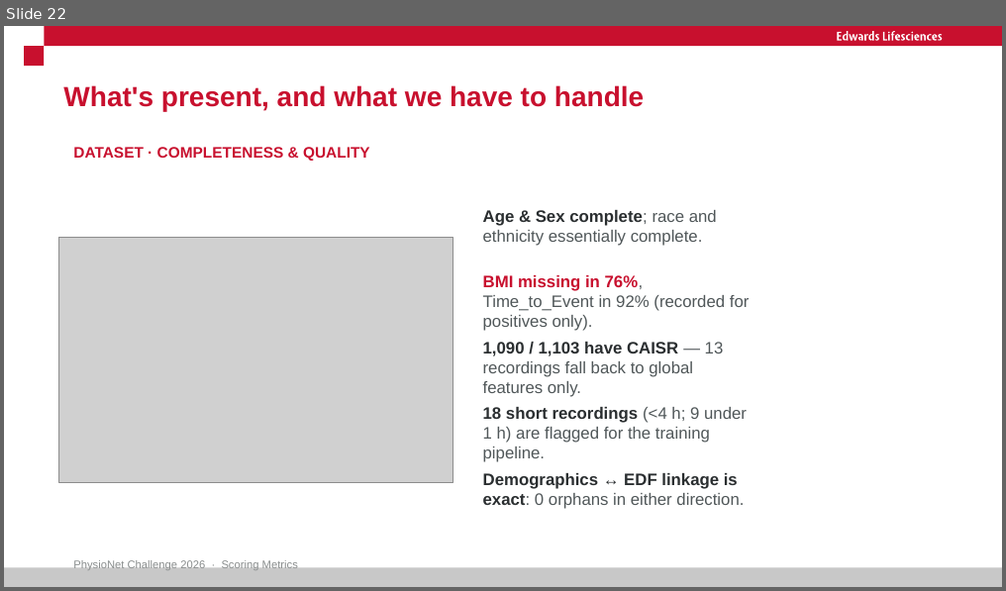
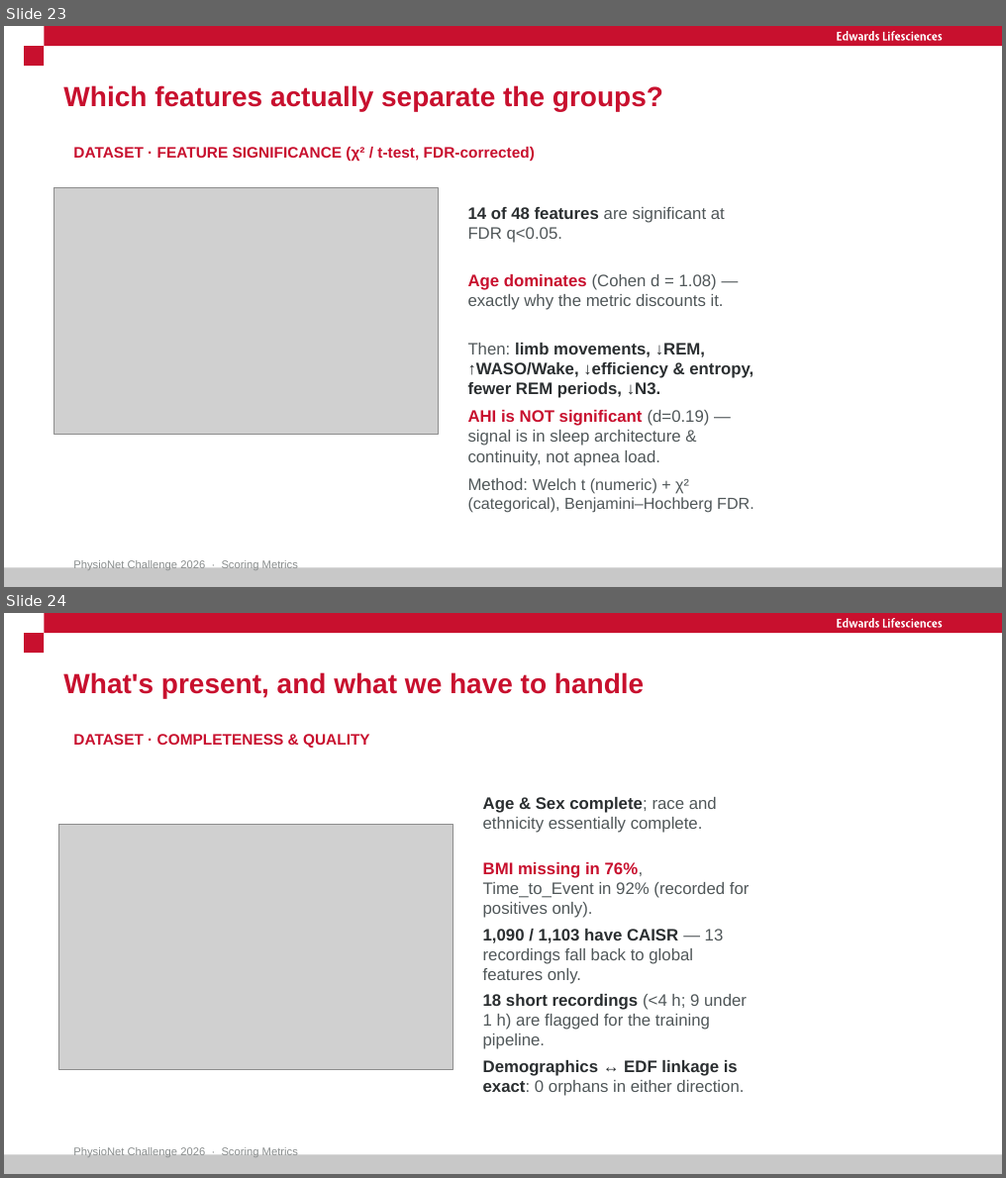
Before and after one commit to ArshiaIlaty/Sleeper, a slide deck: PhysioNet Challenge 2026 - Scoring Metrics.pptx. Shown one above the other, each under a label of ours: slide 22 before the commit, slides 23 and 24 after it. The pictures are 1006x591 and 1006x1178 pixels, drawn with LibreOffice and Linux fonts; fonts in the diff are those of the drawing; grey boxes stand for pictures. Boxes give left, top, right and bottom in pixels: in the first picture for what was removed or moved away, otherwise in the second. Text is boxed around its words. In the diff, an @@ line names an element or a change of style, - is before the commit and + after.

```diff
--- a/PhysioNet Challenge 2026 - Scoring Metrics.pptx
+++ b/PhysioNet Challenge 2026 - Scoring Metrics.pptx
@@ slide 23 added at box(4, 26, 1002, 587), background #FFFFFF; not listed: 4 template elements that a slide beside it also shows @@
@@ title added at box(63, 85, 663, 111), 20 pt, text #C8102E, bold @@
+Which features actually separate the groups?
@@ text added at box(73, 147, 535, 161), 11 pt, text #C8102E, bold @@
+DATASET · FEATURE SIGNIFICANCE (χ² / t-test, FDR-corrected)
@@ picture added at box(54, 187, 438, 434) @@
@@ text added at box(468, 207, 725, 243), 12 pt, text #505759 @@
+14 of 48 features are significant at FDR q<0.05.
@@ text added at box(468, 274, 724, 310), 12 pt, text #505759 @@
+Age dominates (Cohen d = 1.08) — exactly why the metric discounts it.
@@ text added at box(468, 343, 753, 398), 12 pt, text #2A2E30, bold @@
+Then: limb movements, ↓REM, ↑WASO/Wake, ↓efficiency & entropy, fewer REM periods, ↓N3.
@@ text added at box(468, 410, 710, 467), 12 pt, text #505759 @@
+AHI is NOT significant (d=0.19) — signal is in sleep architecture & continuity, not apnea load.
@@ text added at box(468, 478, 754, 513), 11.5 pt, text #505759 @@
+Method: Welch t (numeric) + χ² (categorical), Benjamini–Hochberg FDR.
@@ text added at box(73, 561, 298, 570), 8 pt, text #898D8D @@
+PhysioNet Challenge 2026 · Scoring Metrics
@@ what was slide 22 is now slide 24 @@
```
Also in this commit, not shown: 1 other slide added, 25 other files.
